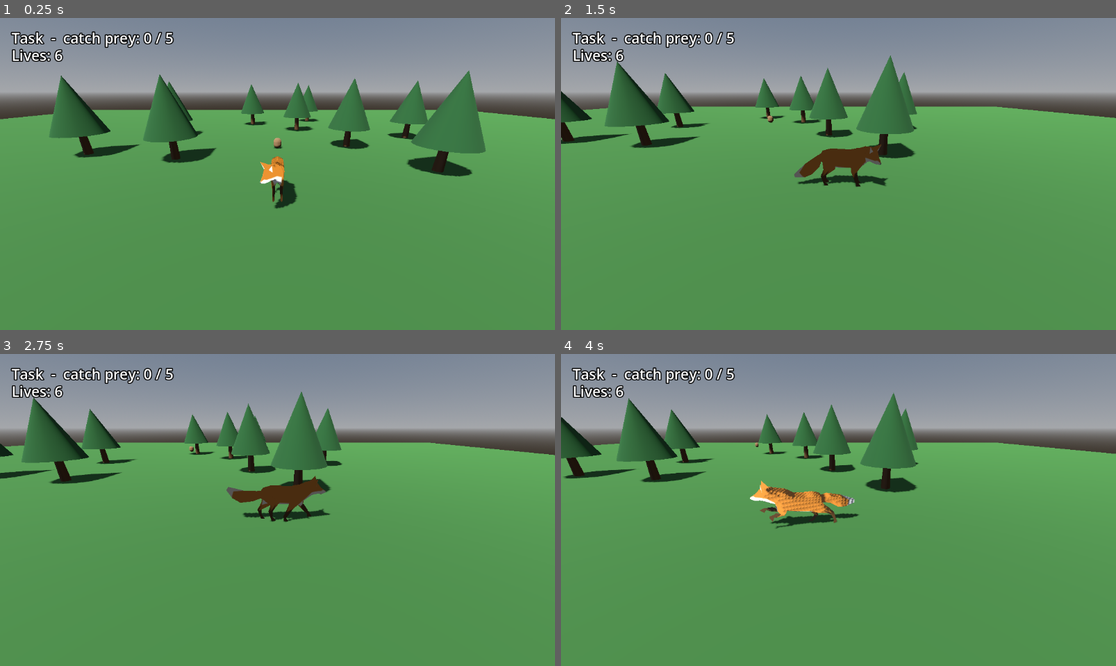
Above: before the commit, frames 1-4 (two rows, left to right).
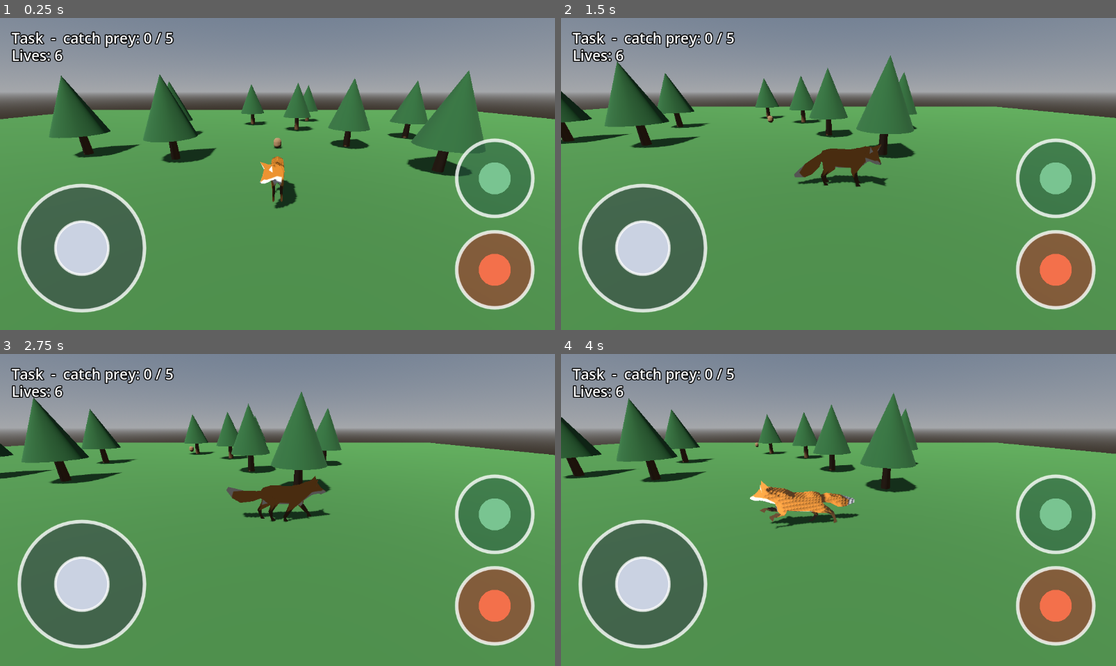
Above: after the commit, the same moments.

Repository: mattzollinhofer/cat_hunter_spike
Game: Godot game, scene res://main.tscn
The game is run twice, just before and just after one commit, with the same random seed, the same clock (stepped at 60 frames per second) and the same inputs.
Inputs (mouse positions are in pixels of both pictures, inside the frame that each line leads up to):
- Up to frame 1 (0.25 s): no input
- Up to frame 2 (1.5 s): move the mouse to (960, 158) at 0.52 s; hold Right (ui_right) 0.53-1.25 s; hold Shift 0.53-1.25 s; click (960, 158) at 0.67 s; tap Space at 0.77 s; drag from (727, 189) to (810, 236) at 1.27 s
- Up to frame 3 (2.75 s): move the mouse to (333, 441) at 2.02 s; hold Right (ui_right) from 2.03 s (still down); hold Shift from 2.03 s (still down); click (333, 441) at 2.17 s
- Up to frame 4 (4 s): release Right (ui_right) at 2.75 s; release Shift at 2.75 s; drag from (810, 572) to (672, 463) at 2.77 s; move the mouse to (1005, 556) at 3.52 s; hold Left (ui_left) from 3.53 s (still down); hold Shift from 3.53 s (still down); click (1005, 556) at 3.67 s; tap Space at 3.77 s

The runs differ from the first frame. In frame 1, 13% of the frame differs, in the area x 3-97%, y 38-95%; in frame 2, 13%; in frame 3, 13%; in frame 4, 13%.

Commit message:
Add on-screen touch controls for mobile and desktop browsers
Game is now playable on mobile browsers and with mouse in desktop browsers.
Virtual joystick (bottom-left, analog with 0.2 deadzone) drives movement; Pounce
button (bottom-right, momentary) triggers a pounce; Stalk toggle button (stacked
above Pounce, momentary-to-toggle flip) activates stalking. All Control nodes
drawn with _draw() and read via _input() (touch + mouse events), mirroring the
space_scroller touch UI pattern. Keyboard/desktop controls unchanged. The cat
polls get_move_direction() / is_stalk_on() / consume_pounce() each frame, all
guarded so existing headless test hooks are untouched. New headless test
(tests/test_touch.tscn) covers joystick movement, deadzone, stalk toggle, and
one-shot pounce; spike, hunt, and all existing tests still pass.

Co-Authored-By: Claude <noreply@anthropic.com>
Claude-Session: https://claude.ai/code/session_012CUQyNznFBfnNfoy7zCDLa

Diff:
--- a/cat_controller.gd
+++ b/cat_controller.gd
@@ -31,6 +31,10 @@
 var force_input := Vector3.ZERO
 var force_stalk := false
 var force_pounce := false
+
+# Touch UI, assigned by main.gd during real play (present on desktop and mobile;
+# it also accepts mouse). Stays null only in the unit tests that build a bare cat.
+var touch: Node = null
 
 var _anim: AnimationPlayer
 var _model: Node3D
@@ -83,7 +87,7 @@
 		velocity.z = _pounce_dir.z * POUNCE_SPEED
 		_play("Run")
 	else:
-		is_stalking = force_stalk or Input.is_physical_key_pressed(KEY_SHIFT) or _capture_active()
+		is_stalking = force_stalk or Input.is_physical_key_pressed(KEY_SHIFT) or _capture_active() or (touch != null and touch.is_stalk_on())
 		var input := _read_move_input()
 		var speed := STALK_SPEED if is_stalking else WALK_SPEED
 		if input.length() > 0.05:
@@ -123,6 +127,10 @@
 		v.x -= 1.0
 	if Input.is_physical_key_pressed(KEY_D) or Input.is_action_pressed("ui_right"):
 		v.x += 1.0
+	if touch != null:
+		var joystick_dir: Vector2 = touch.get_move_direction()
+		if joystick_dir.length() > 0.2:  # deadzone
+			return Vector3(joystick_dir.x, 0.0, joystick_dir.y)  # joystick up (-Y) is forward (-Z)
 	return v.normalized()
 
 func _wants_pounce() -> bool:
@@ -132,7 +140,7 @@
 	if force_pounce:
 		force_pounce = false
 		return true
-	return just
+	return just or (touch != null and touch.consume_pounce())
 
 func _start_pounce() -> void:
 	# Lunge in the direction the cat is currently facing.
--- a/main.gd
+++ b/main.gd
@@ -17,6 +17,7 @@
 	_spawn_cat()
 	_build_camera()
 	_start_hunt()
+	_build_touch_controls()
 
 func _process(_delta: float) -> void:
 	# Trailing follow: track the cat's position, keep a fixed orientation so the
@@ -122,3 +123,10 @@
 	add_child(hud)
 	hud.bind(hunt)
 	hunt.setup(_cat, self)
+
+func _build_touch_controls() -> void:
+	var touch := CanvasLayer.new()
+	touch.name = "TouchControls"
+	touch.set_script(load("res://ui/touch_controls.gd"))
+	add_child(touch)
+	_cat.touch = touch
--- /dev/null
+++ b/tests/test_touch.gd
@@ -0,0 +1,73 @@
+extends Node
+## Headless test for touch controls (space_scroller convention: exits 0/1).
+## Drives the joystick, stalk toggle, and pounce button through their test
+## helpers only — no real touch/mouse events — and checks the contract
+## cat_controller.gd relies on:
+##   1. Joystick "up" (Vector2(0, -1)) moves the cat -Z (forward).
+##   2. Stalk toggle on makes cat.is_stalking true.
+##   3. A pounce press makes cat.is_pouncing true, and is one-shot.
+
+func _ready() -> void:
+	call_deferred("_run")
+
+func _make_cat() -> CharacterBody3D:
+	var cat := CharacterBody3D.new()
+	cat.set_script(load("res://cat_controller.gd"))
+	add_child(cat)
+	return cat
+
+func _make_touch() -> CanvasLayer:
+	var touch := CanvasLayer.new()
+	touch.set_script(load("res://ui/touch_controls.gd"))
+	add_child(touch)
+	return touch
+
+func _run() -> void:
+	var failures: Array[String] = []
+
+	var cat := _make_cat()
+	var touch := _make_touch()
+	await get_tree().physics_frame
+	cat.touch = touch
+
+	# 1. Joystick pointing "up" moves the cat forward (-Z).
+	touch.set_test_move(Vector2(0, -1))
+	var start_z: float = cat.global_position.z
+	for _i in 30:
+		await get_tree().physics_frame
+	var advanced: float = start_z - cat.global_position.z
+	if advanced < 0.5:
+		failures.append("joystick 'up' did not move the cat forward (dz=%.2f)" % advanced)
+	touch.set_test_move(Vector2.ZERO)
+
+	# 1b. A deflection inside the deadzone (< 0.2) must NOT move the cat.
+	touch.set_test_move(Vector2(0, -0.1))
+	var deadzone_start_z: float = cat.global_position.z
+	for _i in 15:
+		await get_tree().physics_frame
+	if absf(deadzone_start_z - cat.global_position.z) > 0.05:
+		failures.append("joystick inside deadzone wrongly moved the cat")
+	touch.set_test_move(Vector2.ZERO)
+
+	# 2. Stalk toggle on sets cat.is_stalking.
+	touch.set_test_stalk(true)
+	await get_tree().physics_frame
+	if not cat.is_stalking:
+		failures.append("stalk toggle on did not set cat.is_stalking")
+	touch.set_test_stalk(false)
+
+	# 3. A pounce press sets cat.is_pouncing and is consumed exactly once.
+	touch.press_pounce()
+	await get_tree().physics_frame
+	if not cat.is_pouncing:
+		failures.append("pounce press did not set cat.is_pouncing")
+	if touch.consume_pounce():
+		failures.append("consume_pounce() did not clear after cat_controller read it (not one-shot)")
+
+	if failures.is_empty():
+		print("PASS: touch joystick movement, stalk toggle, and one-shot pounce all OK")
+		get_tree().quit(0)
+	else:
+		for f in failures:
+			printerr("FAIL: ", f)
+		get_tree().quit(1)
--- /dev/null
+++ b/tests/test_touch.tscn
@@ -0,0 +1,6 @@
+[gd_scene load_steps=2 format=3]
+
+[ext_resource type="Script" path="res://tests/test_touch.gd" id="1_touch"]
+
+[node name="TestTouch" type="Node"]
+script = ExtResource("1_touch")
--- /dev/null
+++ b/ui/touch_controls.gd
@@ -0,0 +1,186 @@
+extends CanvasLayer
+## Mobile touch controls: a virtual joystick for movement, a momentary Pounce
+## button, and a toggle Stalk button. Mirrors space_scroller's touch UI
+## pattern (Control nodes drawn with _draw() and read via _input(), exposing
+## plain getters the cat controller polls each physics frame). Controls are
+## always visible and also accept mouse input, so this works in a desktop
+## browser too.
+
+const MARGIN := 40.0
+const BUTTON_SIZE := 170.0
+const BUTTON_GAP := 20.0
+
+## Circular touch/mouse button, drawn and read like fire_button.gd. In
+## momentary mode is_pressed() reflects the held state and consume_press()
+## reports a one-shot "just pressed" edge (used for Pounce). In toggle mode a
+## tap flips is_on(), which then holds until tapped again (used for Stalk).
+class TouchButton extends Control:
+	var toggle_mode: bool = false
+	var fill_color: Color = Color(0.2, 0.22, 0.28, 0.5)
+	var ring_color: Color = Color(1, 1, 1, 0.8)
+	var core_color: Color = Color(0.85, 0.87, 0.95, 0.9)
+	var core_on_color: Color = Color(0.4, 1, 0.55, 1)
+
+	var _is_pressed: bool = false
+	var _is_on: bool = false
+	var _just_pressed: bool = false
+	var _touch_index: int = -2
+
+	func _draw() -> void:
+		var button_center := size / 2.0
+		var radius := minf(size.x, size.y) / 2.0 - 6.0
+		draw_circle(button_center, radius, fill_color)
+		draw_circle(button_center, radius, ring_color, false, 6.0, true)
+		var lit := _is_on if toggle_mode else _is_pressed
+		var core := core_on_color if lit else core_color
+		draw_circle(button_center, radius * 0.42, core)
+
+	func _input(event: InputEvent) -> void:
+		if event is InputEventScreenTouch:
+			_handle_touch(event)
+		elif event is InputEventMouseButton:
+			_handle_mouse_button(event)
+
+	func _handle_touch(event: InputEventScreenTouch) -> void:
+		if event.pressed:
+			var local_pos = _get_local_position(event.position)
+			if _is_within_bounds(local_pos):
+				_press(event.index)
+		else:
+			if event.index == _touch_index:
+				_release()
+
+	func _handle_mouse_button(event: InputEventMouseButton) -> void:
+		if event.button_index == MOUSE_BUTTON_LEFT:
+			if event.pressed:
+				var local_pos = _get_local_position(event.position)
+				if _is_within_bounds(local_pos):
+					_press(-1)
+			else:
+				if _touch_index == -1:
+					_release()
+
+	func _get_local_position(global_pos: Vector2) -> Vector2:
+		return global_pos - global_position
+
+	func _is_within_bounds(local_pos: Vector2) -> bool:
+		return local_pos.x >= 0 and local_pos.x <= size.x and \
+			   local_pos.y >= 0 and local_pos.y <= size.y
+
+	func _press(index: int) -> void:
+		_is_pressed = true
+		_just_pressed = true
+		_touch_index = index
+		if toggle_mode:
+			_is_on = not _is_on
+		queue_redraw()
+
+	func _release() -> void:
+		_is_pressed = false
+		_touch_index = -2
+		queue_redraw()
+
+	func is_pressed() -> bool:
+		return _is_pressed
+
+	func is_on() -> bool:
+		return _is_on
+
+	## Returns true exactly once per press (edge-triggered); for momentary buttons.
+	func consume_press() -> bool:
+		if _just_pressed:
+			_just_pressed = false
+			return true
+		return false
+
+	## Test helper: simulate a press/release, mirroring fire_button.gd's _simulate_press.
+	func _simulate_press(pressed: bool) -> void:
+		if pressed:
+			_press(-1)
+		else:
+			_release()
+
+	## Test helper: force a toggle button directly to a known on/off state.
+	func _simulate_toggle(on: bool) -> void:
+		_is_on = on
+		queue_redraw()
+
+
+var _joystick: Control
+var _pounce_button: TouchButton
+var _stalk_button: TouchButton
+
+func _ready() -> void:
+	_build_joystick()
+	_build_pounce_button()
+	_build_stalk_button()
+
+func _build_joystick() -> void:
+	_joystick = Control.new()
+	_joystick.name = "VirtualJoystick"
+	_joystick.set_script(load("res://ui/virtual_joystick.gd"))
+	var diameter: float = _joystick.joystick_radius * 2.0
+	_joystick.anchor_left = 0.0
+	_joystick.anchor_top = 1.0
+	_joystick.anchor_right = 0.0
+	_joystick.anchor_bottom = 1.0
+	_joystick.offset_left = MARGIN
+	_joystick.offset_bottom = -MARGIN
+	_joystick.offset_top = _joystick.offset_bottom - diameter
+	_joystick.offset_right = _joystick.offset_left + diameter
+	add_child(_joystick)
+
+func _build_pounce_button() -> void:
+	_pounce_button = TouchButton.new()
+	_pounce_button.name = "PounceButton"
+	_pounce_button.fill_color = Color(0.7, 0.15, 0.15, 0.5)
+	_pounce_button.core_color = Color(1, 0.45, 0.3, 0.9)
+	_pounce_button.core_on_color = Color(1, 0.8, 0.4, 1)
+	_position_bottom_right(_pounce_button, -MARGIN)
+	add_child(_pounce_button)
+
+func _build_stalk_button() -> void:
+	_stalk_button = TouchButton.new()
+	_stalk_button.name = "StalkButton"
+	_stalk_button.toggle_mode = true
+	_stalk_button.fill_color = Color(0.15, 0.35, 0.25, 0.5)
+	_stalk_button.core_color = Color(0.5, 0.8, 0.6, 0.9)
+	_stalk_button.core_on_color = Color(0.4, 1, 0.55, 1)
+	# Stacked above the pounce button, sharing its right edge.
+	_position_bottom_right(_stalk_button, _pounce_button.offset_top - BUTTON_GAP)
+	add_child(_stalk_button)
+
+func _position_bottom_right(button: TouchButton, bottom_offset: float) -> void:
+	button.anchor_left = 1.0
+	button.anchor_top = 1.0
+	button.anchor_right = 1.0
+	button.anchor_bottom = 1.0
+	button.offset_right = -MARGIN
+	button.offset_left = button.offset_right - BUTTON_SIZE
+	button.offset_bottom = bottom_offset
+	button.offset_top = button.offset_bottom - BUTTON_SIZE
+
+## Returns the current joystick direction (normalized, zero if not touching).
+func get_move_direction() -> Vector2:
+	return _joystick.get_direction()
+
+## Returns whether the stalk toggle is currently on.
+func is_stalk_on() -> bool:
+	return _stalk_button.is_on()
+
+## Returns true exactly once per pounce button press (one-shot).
+func consume_pounce() -> bool:
+	return _pounce_button.consume_press()
+
+## Test helper: inject a joystick direction without real touch input.
+func set_test_move(v: Vector2) -> void:
+	_joystick.set_test_direction(v)
+
+## Test helper: force the stalk toggle to a known state.
+func set_test_stalk(on: bool) -> void:
+	_stalk_button._simulate_toggle(on)
+
+## Test helper: simulate a pounce button tap.
+func press_pounce() -> void:
+	_pounce_button._simulate_press(true)
+	_pounce_button._simulate_press(false)
--- /dev/null
+++ b/ui/virtual_joystick.gd
@@ -0,0 +1,138 @@
+extends Control
+## Virtual joystick for touch input on mobile devices.
+## Provides a normalized direction vector that the player script can read.
+## Ported from space_scroller's scripts/ui/virtual_joystick.gd (game-agnostic).
+
+## Radius of the joystick base in pixels
+@export var joystick_radius: float = 130.0
+
+## Radius of the thumb (inner circle) in pixels
+@export var thumb_radius: float = 55.0
+
+## Color of the joystick base (semi-transparent)
+@export var base_color: Color = Color(0.2, 0.22, 0.28, 0.5)
+
+## Color of the thumb indicator
+@export var thumb_color: Color = Color(0.85, 0.87, 0.95, 0.9)
+
+## Color of the outline ring drawn around the base and thumb
+@export var ring_color: Color = Color(1, 1, 1, 0.8)
+
+## Current input direction (normalized, or zero if not touching)
+var _direction: Vector2 = Vector2.ZERO
+
+## Whether the joystick is currently being touched
+var _is_active: bool = false
+
+## Touch index being tracked (-1 if using mouse)
+var _touch_index: int = -1
+
+## Center position of the joystick in local coordinates
+var _center: Vector2 = Vector2.ZERO
+
+## Current thumb position offset from center
+var _thumb_offset: Vector2 = Vector2.ZERO
+
+func _ready() -> void:
+	# Calculate center based on the control's size
+	_center = Vector2(joystick_radius, joystick_radius)
+	# Set minimum size to contain the joystick
+	custom_minimum_size = Vector2(joystick_radius * 2, joystick_radius * 2)
+
+func _draw() -> void:
+	# Base: translucent fill plus a bright ring so it reads as a control
+	draw_circle(_center, joystick_radius, base_color)
+	draw_circle(_center, joystick_radius, ring_color, false, 6.0, true)
+	# Thumb knob with an outline
+	var thumb_center := _center + _thumb_offset
+	draw_circle(thumb_center, thumb_radius, thumb_color)
+	draw_circle(thumb_center, thumb_radius, ring_color, false, 4.0, true)
+
+func _input(event: InputEvent) -> void:
+	# Handle touch events
+	if event is InputEventScreenTouch:
+		_handle_touch(event)
+	elif event is InputEventScreenDrag:
+		_handle_drag(event)
+	# Also support mouse for testing on desktop
+	elif event is InputEventMouseButton:
+		_handle_mouse_button(event)
+	elif event is InputEventMouseMotion and _is_active and _touch_index == -1:
+		_handle_mouse_motion(event)
+
+func _handle_touch(event: InputEventScreenTouch) -> void:
+	if event.pressed:
+		# Check if touch is within the joystick area
+		var local_pos = _get_local_position(event.position)
+		if _is_within_joystick(local_pos):
+			_is_active = true
+			_touch_index = event.index
+			_update_direction(local_pos)
+	else:
+		# Touch released
+		if event.index == _touch_index:
+			_reset_joystick()
+
+func _handle_drag(event: InputEventScreenDrag) -> void:
+	if _is_active and event.index == _touch_index:
+		var local_pos = _get_local_position(event.position)
+		_update_direction(local_pos)
+
+func _handle_mouse_button(event: InputEventMouseButton) -> void:
+	if event.button_index == MOUSE_BUTTON_LEFT:
+		if event.pressed:
+			var local_pos = _get_local_position(event.position)
+			if _is_within_joystick(local_pos):
+				_is_active = true
+				_touch_index = -1  # -1 indicates mouse
+				_update_direction(local_pos)
+		else:
+			if _touch_index == -1:
+				_reset_joystick()
+
+func _handle_mouse_motion(event: InputEventMouseMotion) -> void:
+	var local_pos = _get_local_position(event.position)
+	_update_direction(local_pos)
+
+func _get_local_position(global_pos: Vector2) -> Vector2:
+	return global_pos - global_position
+
+func _is_within_joystick(local_pos: Vector2) -> bool:
+	return local_pos.distance_to(_center) <= joystick_radius
+
+func _update_direction(local_pos: Vector2) -> void:
+	var offset = local_pos - _center
+	var distance = offset.length()
+
+	# Clamp the offset to the joystick radius
+	if distance > joystick_radius:
+		offset = offset.normalized() * joystick_radius
+
+	_thumb_offset = offset
+
+	# Calculate normalized direction
+	if distance > 0:
+		_direction = offset / joystick_radius
+	else:
+		_direction = Vector2.ZERO
+
+	queue_redraw()
+
+func _reset_joystick() -> void:
+	_is_active = false
+	_touch_index = -1
+	_direction = Vector2.ZERO
+	_thumb_offset = Vector2.ZERO
+	queue_redraw()
+
+## Returns the current input direction as a normalized vector.
+## Called by the player script to get joystick input.
+func get_direction() -> Vector2:
+	return _direction
+
+## Test helper: inject a direction directly, mirroring fire_button.gd's
+## _simulate_press so headless tests can drive input without real touch events.
+func set_test_direction(v: Vector2) -> void:
+	_direction = v
+	_thumb_offset = v * joystick_radius
+	queue_redraw()
Not shown, added: tests/test_touch.gd.uid
Not shown, added: ui/touch_controls.gd.uid
Not shown, added: ui/virtual_joystick.gd.uid
